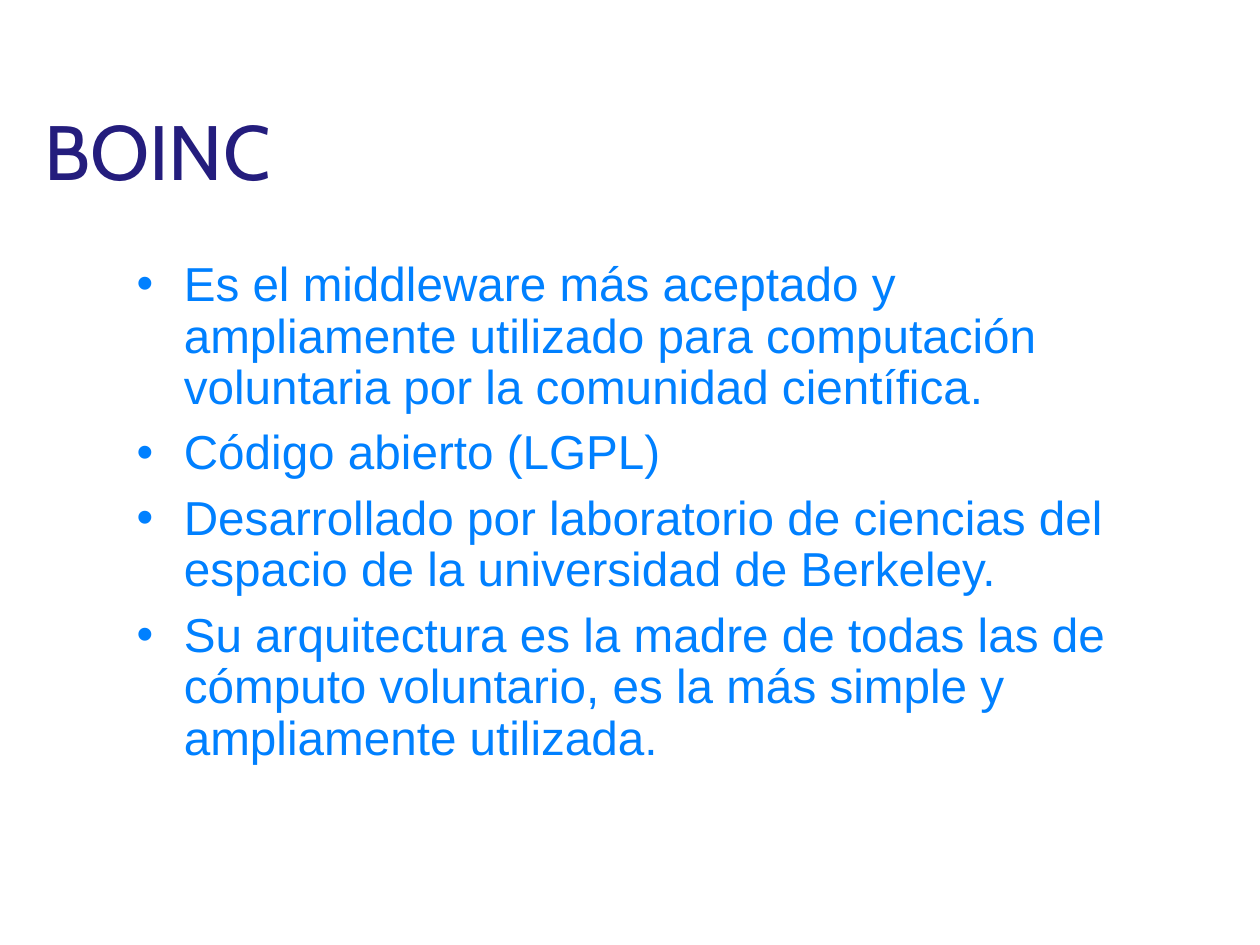
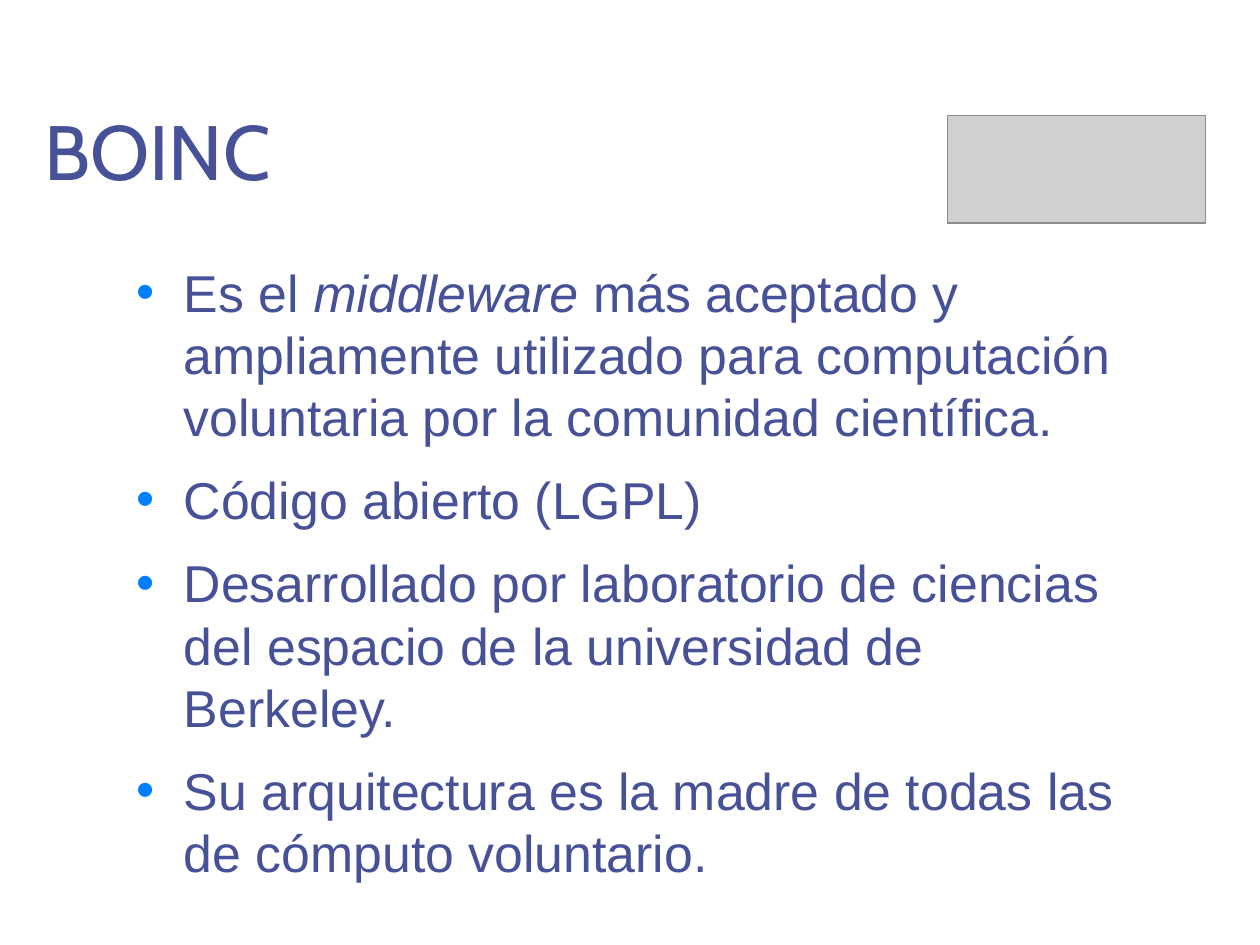
Before and after one commit to DesignJuggler/fasdkfjhasdlkjfhasldkjhfalsjdfasdf, a slide deck: slide 7 of TFI_Jorge_Sanchez_Presentacion.pptx (slide 9 before the commit). Drawn at 1260x945 pixels with LibreOffice and Linux fonts; fonts in the diff are those of the drawing; grey boxes stand for pictures; background and template pictures are left out. Boxes give left, top, right and bottom in pixels: in the first picture for what was removed or moved away, otherwise in the second. Text is boxed around its words. In the diff, an @@ line names an element or a change of style, - is before the commit and + after.

```diff
--- a/TFI_Jorge_Sanchez_Presentacion.pptx
+++ b/TFI_Jorge_Sanchez_Presentacion.pptx
@@ title "BOINC" at (x1=44, y1=125, x2=270, y2=181): text colour #241D7D to #475197 @@
@@ picture added at (x1=948, y1=116, x2=1206, y2=224) @@
@@ text at (x1=184, y1=274, x2=1111, y2=737): size 27.2 to 29.6 pt, text colour #0080FF to #475197 in "Es el middleware más aceptado y ampliamente ...", "Código abierto (LGPL)", "Desarrollado por laboratorio de ciencias del espacio ..."; italic on in "middleware"; line spacing 0.9 to 1; more space between paragraphs @@
@@ text at (x1=184, y1=772, x2=1113, y2=883): text changed; size 27.2 to 29.6 pt; text colour #0080FF to #475197 @@
-• Su arquitectura es la madre de todas las de cómputo voluntario, es la más simple y ampliamente utilizada.
+• Su arquitectura es la madre de todas las de cómputo voluntario.
```
Also in this commit, not shown: 20 other slides changed, 4 slides added, 10 slides removed.
